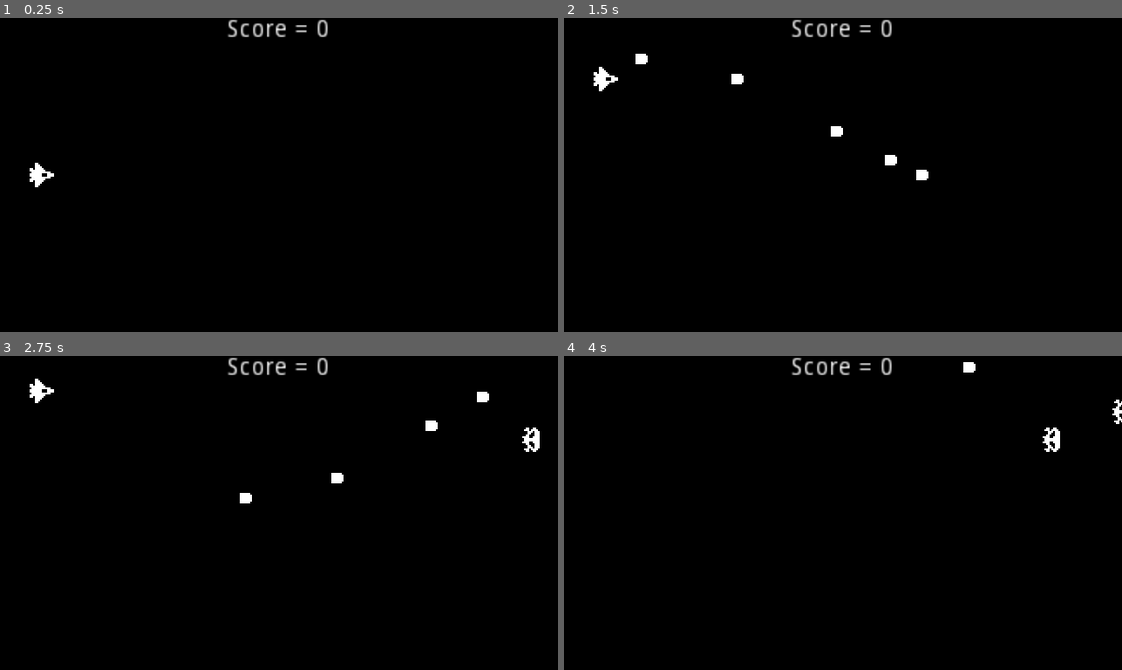
Above: before the commit, frames 1-4 (two rows, left to right).
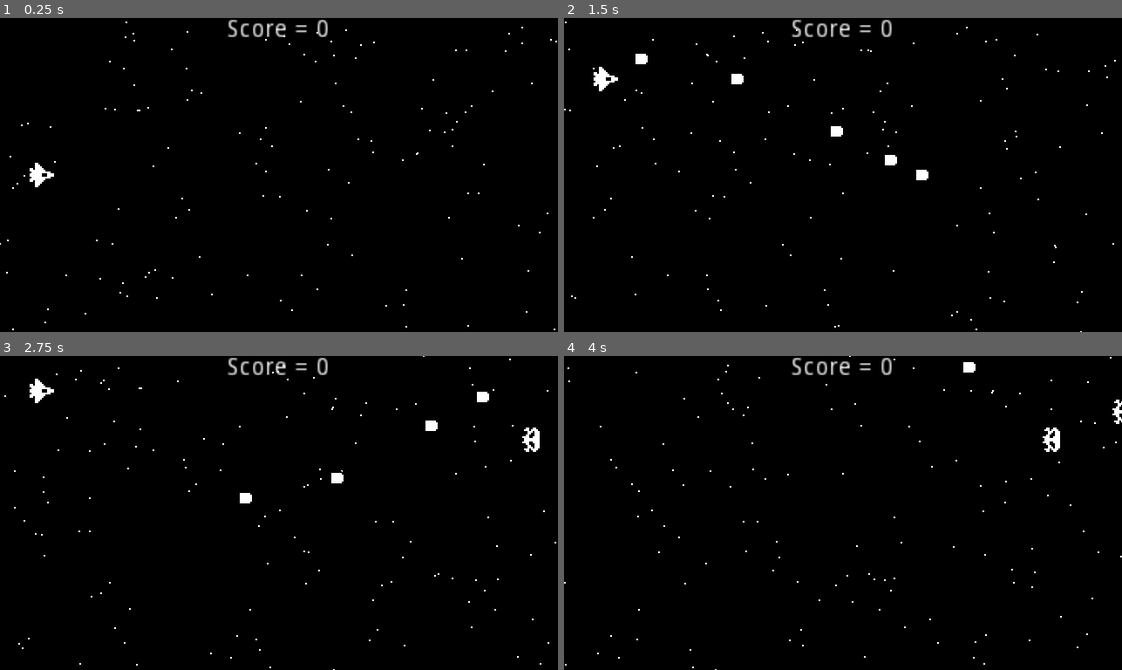
Above: after the commit, the same moments.

Repository: Flex814/SpaceShooter
Game: Godot game, scene res://World.tscn
Two runs of this game, one before a commit and one after it. Both use one fixed random seed, a clock stepped at 60 frames per second and the inputs below.
Inputs:
- Up to frame 1 (0.25 s): no input
- Up to frame 2 (1.5 s): tap Enter (ui_accept) at 0.5, 0.6, 0.77, 1.07, 1.35 s; hold Up (ui_up) 0.53-1.28 s; hold Down (ui_down) from 1.28 s (still down)
- Up to frame 3 (2.75 s): tap Enter (ui_accept) at 1.52, 1.82, 2.1 s; release Down (ui_down) at 2.03 s; hold Up (ui_up) from 2.03 s (still down)
- Up to frame 4 (4 s): tap Enter (ui_accept) at 2.85, 3.02, 3.32, 3.6, 3.77 s; release Up (ui_up) at 3.53 s; hold Down (ui_down) from 3.53 s (still down)

The runs differ from the first frame. In frame 1, 0.2% of the frame differs, in the area x 0-100%, y 1-100%; in frame 2, 0.2%; in frame 3, 0.2%; in frame 4, 0.2%.

Commit message:
particle2D node + audioStreamPlayer node

Diff:
--- a/Bullet.gd
+++ /dev/null
@@ -1,5 +0,0 @@
-extends RigidBody2D
-
-# Called when the node enters the scene tree for the first time.
-func _ready():
-	pass # Replace with function body.
--- a/Enemy.gd
+++ b/Enemy.gd
@@ -11,12 +11,12 @@
 
 #remove armor if body hit
 func _on_Enemy_body_entered(body):
+	body.create_hit_effect()
 	body.queue_free()
 	ARMOR -= 1
 	if ARMOR <= 0:
-		var main = get_tree().current_scene
-		if main.is_in_group("World"):
-			main.score += 10
+		add_to_score()
+		create_explosion()
 		queue_free()
 
 
@@ -24,7 +24,12 @@
 func _on_VisibilityNotifier2D_screen_exited():
 	queue_free()
 
-func _exit_tree():
+func add_to_score():
+	var main = get_tree().current_scene
+	if main.is_in_group("World"):
+		main.score += 10
+
+func create_explosion():
 	var main = get_tree().current_scene
 	var explosionEffect = ExplosionEffect.instance()
 	main.add_child(explosionEffect)
--- a/ExplosionEffect.tscn
+++ b/ExplosionEffect.tscn
@@ -1,6 +1,7 @@
-[gd_scene load_steps=4 format=2]
+[gd_scene load_steps=5 format=2]
 
 [ext_resource path="res://Explosion.png" type="Texture" id=1]
+[ext_resource path="res://Explode.wav" type="AudioStream" id=2]
 
 [sub_resource type="Animation" id=1]
 resource_name = "Explode"
@@ -55,3 +56,7 @@
 autoplay = "Explode"
 anims/Explode = SubResource( 1 )
 anims/RESET = SubResource( 2 )
+
+[node name="ExplodeSound" type="AudioStreamPlayer" parent="."]
+stream = ExtResource( 2 )
+autoplay = true
--- /dev/null
+++ b/HitEffect.gd
@@ -0,0 +1,16 @@
+extends Node2D
+
+
+# Declare member variables here. Examples:
+# var a = 2
+# var b = "text"
+
+
+# Called when the node enters the scene tree for the first time.
+func _ready():
+	pass # Replace with function body.
+
+
+# Called every frame. 'delta' is the elapsed time since the previous frame.
+#func _process(delta):
+#	pass
--- /dev/null
+++ b/HitEffect.tscn
@@ -0,0 +1,87 @@
+[gd_scene load_steps=8 format=2]
+
+[ext_resource path="res://Hit.wav" type="AudioStream" id=1]
+[ext_resource path="res://HitEffect.gd" type="Script" id=2]
+
+[sub_resource type="Gradient" id=2]
+
+[sub_resource type="GradientTexture" id=3]
+gradient = SubResource( 2 )
+
+[sub_resource type="ParticlesMaterial" id=1]
+emission_shape = 1
+emission_sphere_radius = 4.0
+flag_disable_z = true
+spread = 180.0
+gravity = Vector3( 0, 0, 0 )
+initial_velocity = 50.0
+initial_velocity_random = 1.0
+orbit_velocity = 0.0
+orbit_velocity_random = 0.0
+color = Color( 0.819608, 0.819608, 0.819608, 1 )
+color_ramp = SubResource( 3 )
+
+[sub_resource type="Animation" id=4]
+resource_name = "Hit"
+length = 0.3
+tracks/0/type = "value"
+tracks/0/path = NodePath("HitParticles:emitting")
+tracks/0/interp = 1
+tracks/0/loop_wrap = true
+tracks/0/imported = false
+tracks/0/enabled = true
+tracks/0/keys = {
+"times": PoolRealArray( 0 ),
+"transitions": PoolRealArray( 1 ),
+"update": 1,
+"values": [ true ]
+}
+tracks/1/type = "method"
+tracks/1/path = NodePath(".")
+tracks/1/interp = 1
+tracks/1/loop_wrap = true
+tracks/1/imported = false
+tracks/1/enabled = true
+tracks/1/keys = {
+"times": PoolRealArray( 0.3 ),
+"transitions": PoolRealArray( 1 ),
+"values": [ {
+"args": [  ],
+"method": "queue_free"
+} ]
+}
+
+[sub_resource type="Animation" id=5]
+length = 0.001
+tracks/0/type = "value"
+tracks/0/path = NodePath("HitParticles:emitting")
+tracks/0/interp = 1
+tracks/0/loop_wrap = true
+tracks/0/imported = false
+tracks/0/enabled = true
+tracks/0/keys = {
+"times": PoolRealArray( 0 ),
+"transitions": PoolRealArray( 1 ),
+"update": 0,
+"values": [ false ]
+}
+
+[node name="HitEffect" type="Node2D"]
+script = ExtResource( 2 )
+
+[node name="HitSound" type="AudioStreamPlayer" parent="."]
+stream = ExtResource( 1 )
+autoplay = true
+
+[node name="HitParticles" type="Particles2D" parent="."]
+emitting = false
+amount = 6
+lifetime = 0.25
+one_shot = true
+explosiveness = 1.0
+process_material = SubResource( 1 )
+
+[node name="AnimationPlayer" type="AnimationPlayer" parent="."]
+autoplay = "Hit"
+anims/Hit = SubResource( 4 )
+anims/RESET = SubResource( 5 )
--- /dev/null
+++ b/Laser.gd
@@ -0,0 +1,17 @@
+extends RigidBody2D
+
+const HitEffect = preload("res://HitEffect.tscn")
+
+onready var laserSound = $LaserSound
+
+func _ready():
+	laserSound.play()
+
+func _exit_tree():
+	create_hit_effect()
+
+func create_hit_effect():
+	var main = get_tree().current_scene
+	var hitEffect = HitEffect.instance()
+	main.add_child(hitEffect)
+	hitEffect.global_position = global_position
--- a/Bullet.tscn
+++ b/Laser.tscn
@@ -1,15 +1,16 @@
-[gd_scene load_steps=4 format=2]
+[gd_scene load_steps=5 format=2]
 
 [ext_resource path="res://Bullet.png" type="Texture" id=1]
-[ext_resource path="res://Bullet.gd" type="Script" id=2]
+[ext_resource path="res://Laser.wav" type="AudioStream" id=2]
+[ext_resource path="res://Laser.gd" type="Script" id=3]
 
 [sub_resource type="RectangleShape2D" id=1]
 extents = Vector2( 4.5, 3 )
 
-[node name="Bullet" type="RigidBody2D"]
+[node name="Laser" type="RigidBody2D"]
 gravity_scale = 0.0
 linear_velocity = Vector2( 200, 0 )
-script = ExtResource( 2 )
+script = ExtResource( 3 )
 
 [node name="Sprite" type="Sprite" parent="."]
 texture = ExtResource( 1 )
@@ -22,4 +23,7 @@
 position = Vector2( 0.5, 0 )
 scale = Vector2( 0.45, 0.4 )
 
+[node name="LaserSound" type="AudioStreamPlayer" parent="."]
+stream = ExtResource( 2 )
+
 [connection signal="screen_exited" from="VisibilityNotifier2D" to="." method="queue_free"]
--- a/Ship.gd
+++ b/Ship.gd
@@ -3,7 +3,7 @@
 const ExplosionEffect = preload("res://ExplosionEffect.tscn")
 
 #Var for bullet scene
-const Bullet = preload("res://Bullet.tscn")
+const Laser = preload("res://Laser.tscn")
 
 export(int) var SPEED = 100
 
@@ -14,15 +14,15 @@
 	if Input.is_action_pressed("ui_down"):
 		position.y += SPEED * delta
 	if Input.is_action_just_pressed("ui_accept"):
-		fire_bullet()
+		fire_laser()
 
 #Fire bullet on space bar
-func fire_bullet():
-	var bullet = Bullet.instance()
+func fire_laser():
+	var laser = Laser.instance()
 	var main = get_tree().current_scene
-	main.add_child(bullet)
+	main.add_child(laser)
 	# sets bullet global pos to ship global pos
-	bullet.global_position = global_position
+	laser.global_position = global_position
 
 func _exit_tree():
 	var main = get_tree().current_scene
--- a/World.tscn
+++ b/World.tscn
@@ -1,8 +1,19 @@
-[gd_scene load_steps=4 format=2]
+[gd_scene load_steps=5 format=2]
 
 [ext_resource path="res://Ship.tscn" type="PackedScene" id=1]
 [ext_resource path="res://World.gd" type="Script" id=2]
 [ext_resource path="res://EnemySpawner.tscn" type="PackedScene" id=3]
+
+[sub_resource type="ParticlesMaterial" id=1]
+emission_shape = 2
+emission_box_extents = Vector3( 1, 90, 1 )
+flag_disable_z = true
+spread = 0.0
+gravity = Vector3( 0, 0, 0 )
+initial_velocity = -100.0
+initial_velocity_random = 0.5
+orbit_velocity = 0.0
+orbit_velocity_random = 0.0
 
 [node name="World" type="Node" groups=["World"]]
 script = ExtResource( 2 )
@@ -15,8 +26,17 @@
 "_edit_lock_": true
 }
 
+[node name="Stars" type="Particles2D" parent="."]
+position = Vector2( 320, 90 )
+amount = 200
+lifetime = 7.0
+preprocess = 11.07
+visibility_rect = Rect2( -10, -10, 20, 20 )
+process_material = SubResource( 1 )
+
 [node name="Ship" parent="." instance=ExtResource( 1 )]
 position = Vector2( 24, 90 )
+z_index = 1
 
 [node name="EnemySpawner" parent="." instance=ExtResource( 3 )]
 position = Vector2( 320, 24 )
